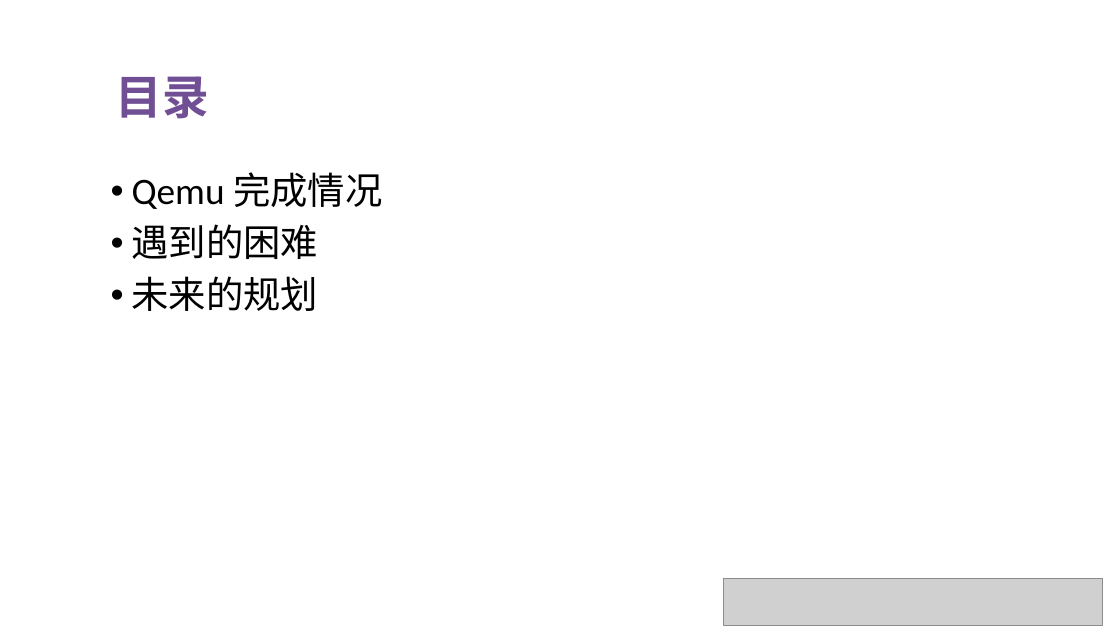
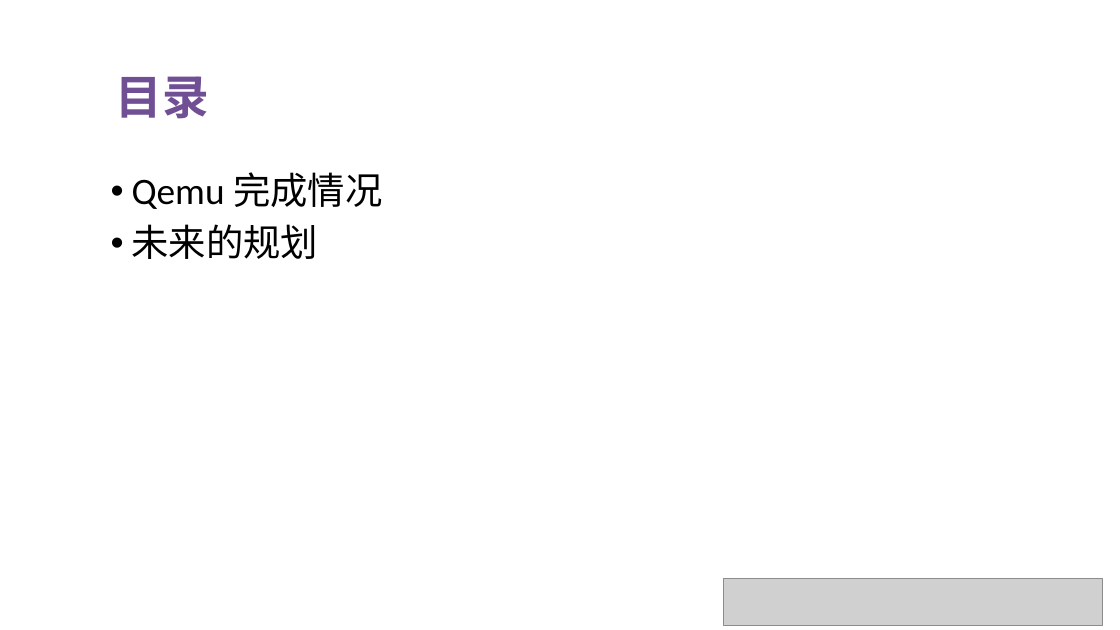
Before and after one commit to OS-F-4/usr-intr, a slide deck: slide 2 of ppt/2022-6-4.pptx. Drawn at 1120x630 pixels with LibreOffice and Linux fonts; fonts in the diff are those of the drawing; grey boxes stand for pictures. Boxes give left, top, right and bottom in pixels: in the first picture for what was removed or moved away, otherwise in the second. Text is boxed around its words. In the diff, an @@ line names an element or a change of style, - is before the commit and + after.

Commit message:
delete problem title in ppt

```diff
--- a/ppt/2022-6-4.pptx
+++ b/ppt/2022-6-4.pptx
@@ text at (132, 224, 319, 259): paragraph removed @@
-• 遇到的困难
```
